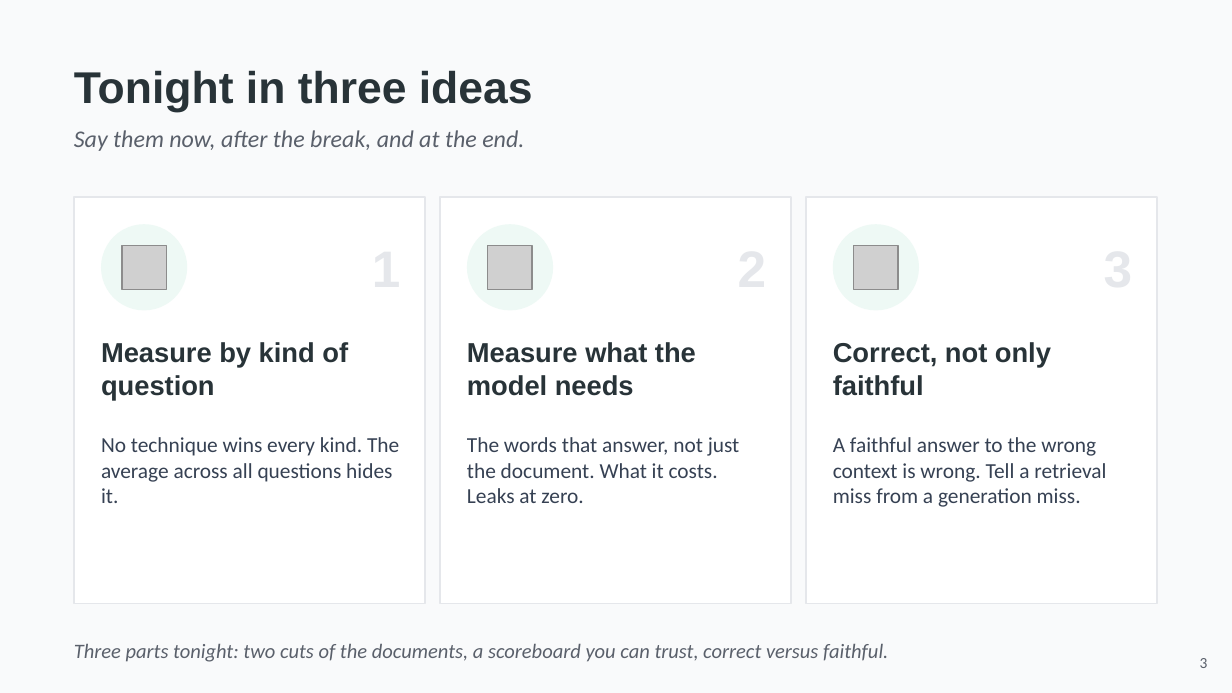
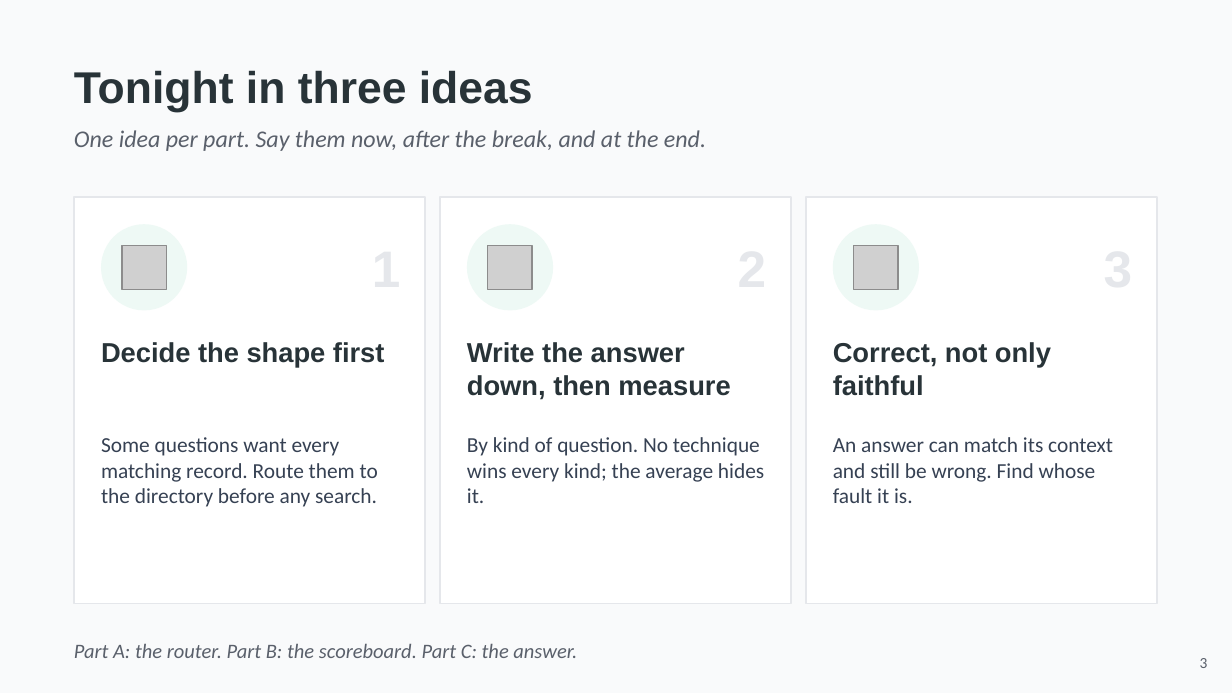
Before and after one commit to hasankanaan26/acme-desk, a slide deck: slide 3 of slides/part3-retrieval.pptx. Drawn at 1232x693 pixels with LibreOffice and Linux fonts; fonts in the diff are those of the drawing; grey boxes stand for pictures. Boxes give left, top, right and bottom in pixels: in the first picture for what was removed or moved away, otherwise in the second. Text is boxed around its words. In the diff, an @@ line names an element or a change of style, - is before the commit and + after.

```diff
--- a/slides/part3-retrieval.pptx
+++ b/slides/part3-retrieval.pptx
@@ text at (74, 130, 706, 151): text changed @@
-Say them now, after the break, and at the end.
+One idea per part. Say them now, after the break, and at the end.
@@ text at (101, 342, 385, 368): text changed @@
-Measure by kind of question
+Decide the shape first
@@ text at (467, 342, 730, 400): text changed @@
-Measure what the model needs
+Write the answer down, then measure
@@ text at (101, 437, 378, 507): text changed @@
-No technique wins every kind. The average across all questions hides it.
+Some questions want every matching record. Route them to the directory before any search.
@@ text at (467, 437, 764, 503): text changed @@
-The words that answer, not just the document. What it costs. Leaks at zero.
+By kind of question. No technique wins every kind; the average hides it.
@@ text at (833, 437, 1113, 503): text changed @@
-A faithful answer to the wrong context is wrong. Tell a retrieval miss from a generation miss.
+An answer can match its context and still be wrong. Find whose fault it is.
@@ text at (74, 644, 577, 658): text changed @@
-Three parts tonight: two cuts of the documents, a scoreboard you can trust, correct versus faithful.
+Part A: the router. Part B: the scoreboard. Part C: the answer.
```
Also in this commit, not shown: 21 other slides changed, 22 slides added, 16 slides removed, 48 other files.
